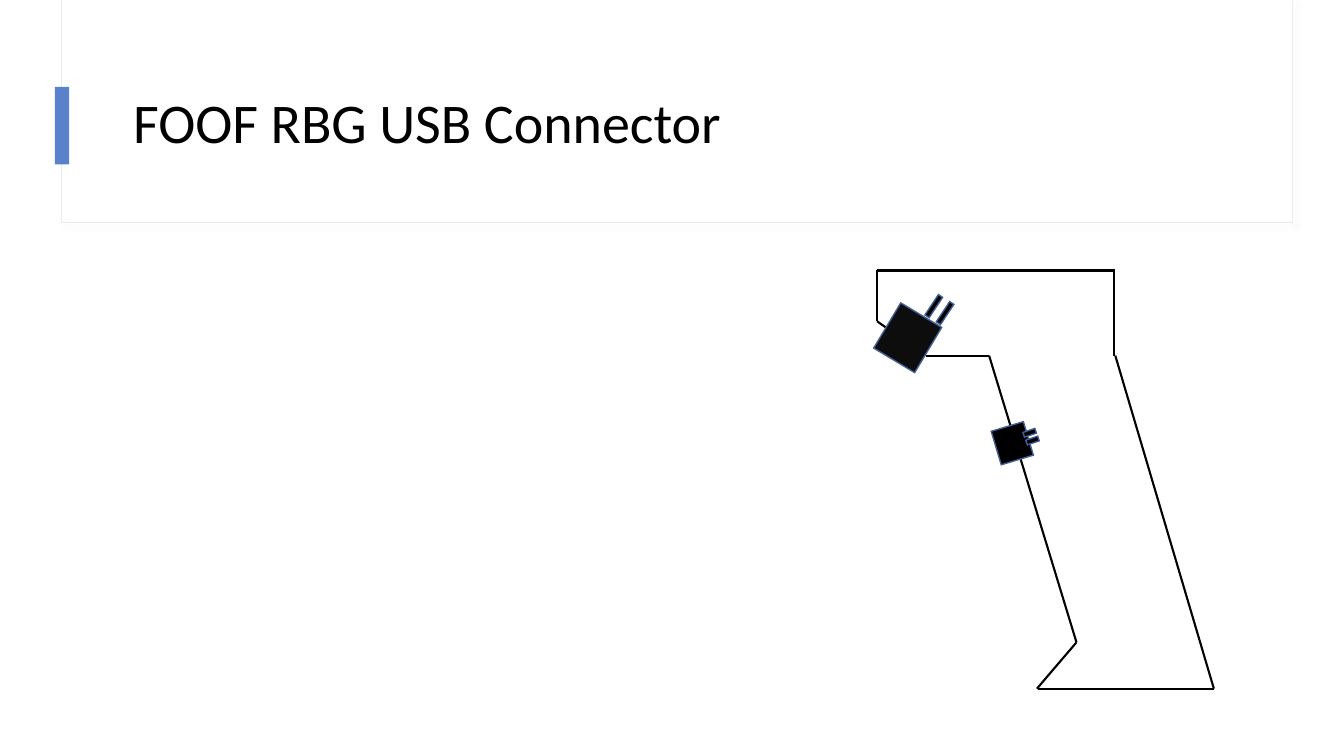
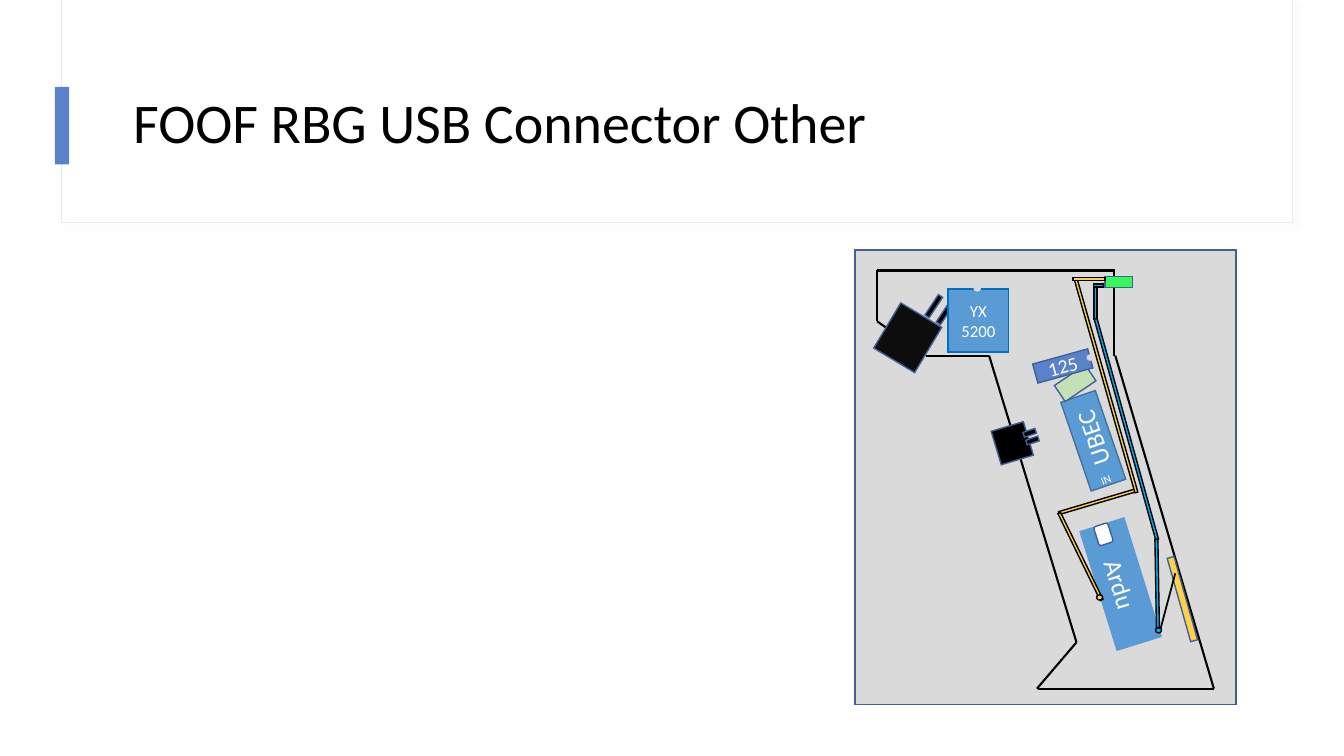
Before and after one commit to Mark-MDO47/RubberBandGun, a slide deck: slide 5 of FOOF_RBG_Wiring.pptx (slide 6 before the commit). Drawn at 1344x756 pixels with LibreOffice and Linux fonts; fonts in the diff are those of the drawing. Boxes give left, top, right and bottom in pixels: in the first picture for what was removed or moved away, otherwise in the second. Text is boxed around its words. In the diff, an @@ line names an element or a change of style, - is before the commit and + after.

Commit message:
FOOF_RBG_Wiring

```diff
--- a/FOOF_RBG_Wiring.pptx
+++ b/FOOF_RBG_Wiring.pptx
@@ title at [133,104,865,144]: text changed @@
-FOOF RBG USB Connector
+FOOF RBG USB Connector Other
@@ rectangle added at [855,250,1236,705], fill #DADADA, outline #436096 1 pt @@
@@ rectangle added at [948,289,1008,353], fill #5B9BD5, outline #0070C0 1 pt, 12 pt, text #FFFFFF @@
+YX
+5200
@@ ellipse added at [975,286,981,291], fill #DADADA, outline #DADADA 1 pt @@
@@ rectangle added at [1074,279,1138,493], fill #FFD149, outline #000000 1 pt @@
@@ rectangle added at [1074,277,1106,280], fill #FFD149, outline #000000 1 pt @@
@@ rectangle added at [1094,284,1104,287], fill #00B0F0, outline #000000 1 pt @@
@@ rectangle added at [1094,287,1097,319], fill #00B0F0, outline #000000 1 pt @@
@@ rectangle added at [1105,276,1132,287], fill #36F856, outline #436096 1 pt @@
@@ rectangle added at [1094,318,1159,540], fill #00B0F0, outline #000000 1 pt @@
@@ rectangle added at [1033,349,1094,383], fill #5A82CB, outline #436096 1 pt, 14 pt, text #FFFFFF @@
+125
@@ ellipse added at [1088,355,1094,360], fill #DADADA, outline #DADADA 1 pt @@
@@ rectangle added at [1054,365,1096,402], fill #C5E0B4, outline #436096 1 pt @@
@@ rectangle added at [1061,390,1126,491], fill #5B9BD5, outline #43739E 1 pt, 18 pt, text #FFFFFF @@
+UBEC
@@ text added at [1103,475,1112,489], 8 pt, text #FFFFFF @@
+IN
@@ rectangle added at [1059,489,1137,515], fill #FFD149, outline #000000 1 pt @@
@@ rectangle added at [1058,513,1103,601], fill #FFD149, outline #000000 1 pt @@
@@ rectangle added at [1080,519,1161,651], fill #5B9BD5, outline #5B9BD5 1 pt, 18 pt, text #FFFFFF @@
+Ardu
@@ rounded rectangle added at [1093,522,1114,546], fill #FFFFFF, outline #436096 1 pt @@
@@ rectangle added at [1155,540,1160,631], fill #00B0F0, outline #000000 1 pt @@
@@ rectangle added at [1167,556,1197,642], fill #FFD149, outline #436096 1 pt @@
@@ ellipse added at [1097,595,1103,600], fill #FFD149, outline #000000 1 pt @@
@@ line added from (1160, 629) to (1176, 574), #000000 1.25 pt @@
@@ ellipse added at [1155,628,1162,633], fill #00B0F0, outline #000000 1 pt @@
```
Also in this commit, not shown: 4 other slides changed, 1 slide removed, 1 other file.
